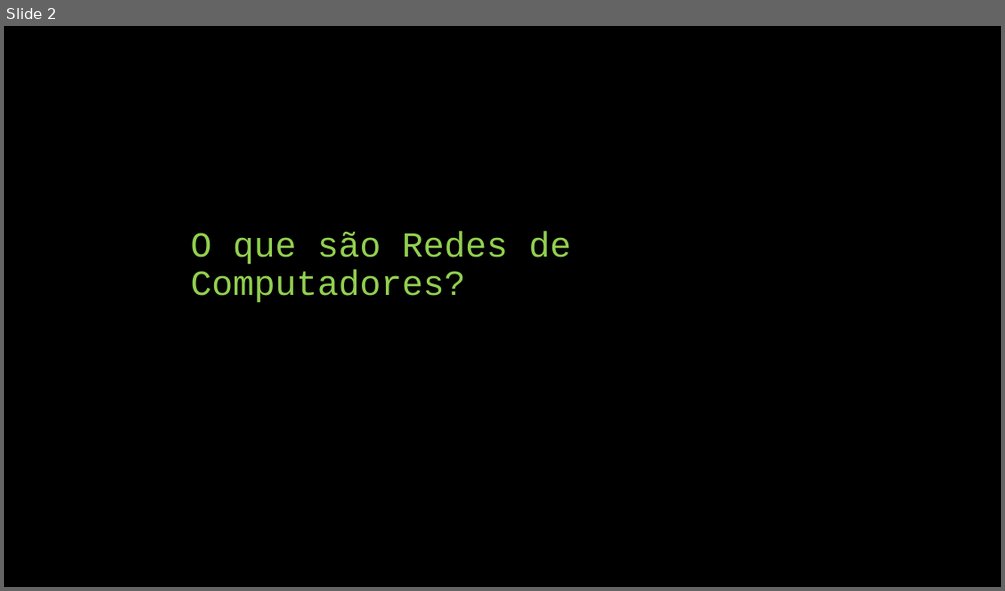
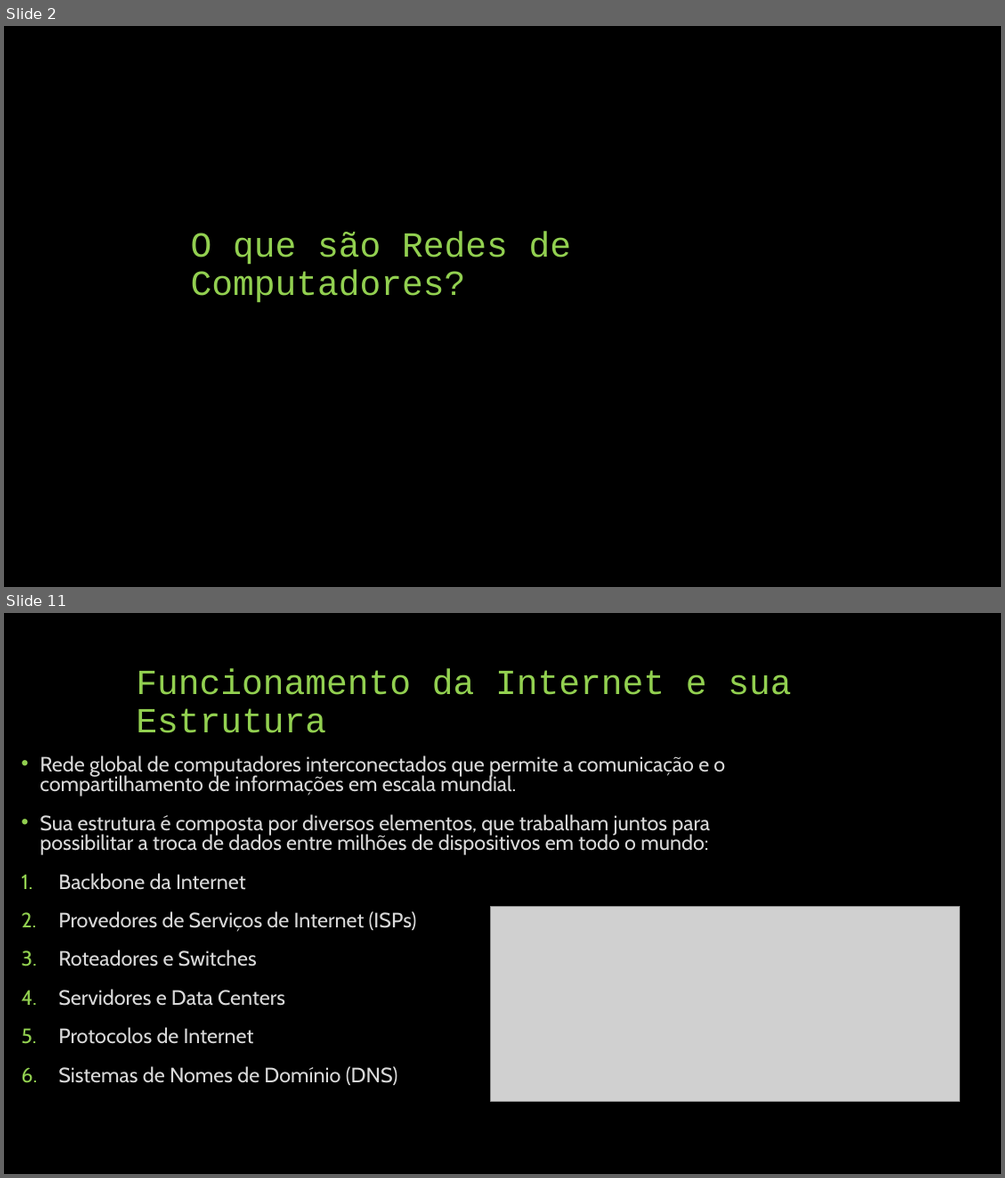
Before and after one commit to AlissoNNunes1/UNIT, a slide deck: rede de computadores/me1redes/Rede de Computadores.pptx. Shown one above the other, each under a label of ours: slide 2 before the commit, slides 2 and 11 after it; the slides between them are not shown. The pictures are 1005x591 and 1005x1178 pixels, drawn with LibreOffice and Linux fonts; fonts in the diff are those of the drawing; grey boxes stand for pictures. Boxes give left, top, right and bottom in pixels: in the first picture for what was removed or moved away, otherwise in the second. Text is boxed around its words. In the diff, an @@ line names an element or a change of style, - is before the commit and + after.

```diff
--- a/rede de computadores/me1redes/Rede de Computadores.pptx
+++ b/rede de computadores/me1redes/Rede de Computadores.pptx
@@ slide 11 added at (4,613,1001,1174), background #000000 @@
@@ title added at (136,668,791,733), 34 pt, text #92D050 @@
+Funcionamento da Internet e sua Estrutura
@@ text added at (40,755,725,1085), 20 pt, text #D9D9D9 @@
+• Rede global de computadores interconectados que permite a comunicação e o compartilhamento de informações em escala mundial.
+• Sua estrutura é composta por diversos elementos, que trabalham juntos para possibilitar a troca de dados entre milhões de dispositivos em todo o mundo:
+1. Backbone da Internet
+2. Provedores de Serviços de Internet (ISPs)
+3. Roteadores e Switches
+4. Servidores e Data Centers
+5. Protocolos de Internet
+6. Sistemas de Nomes de Domínio (DNS)
@@ picture added at (491,906,960,1102) @@
```
Also in this commit, not shown: 1 slide changed, 10 other slides added, 9 slides removed, 26 other files.
